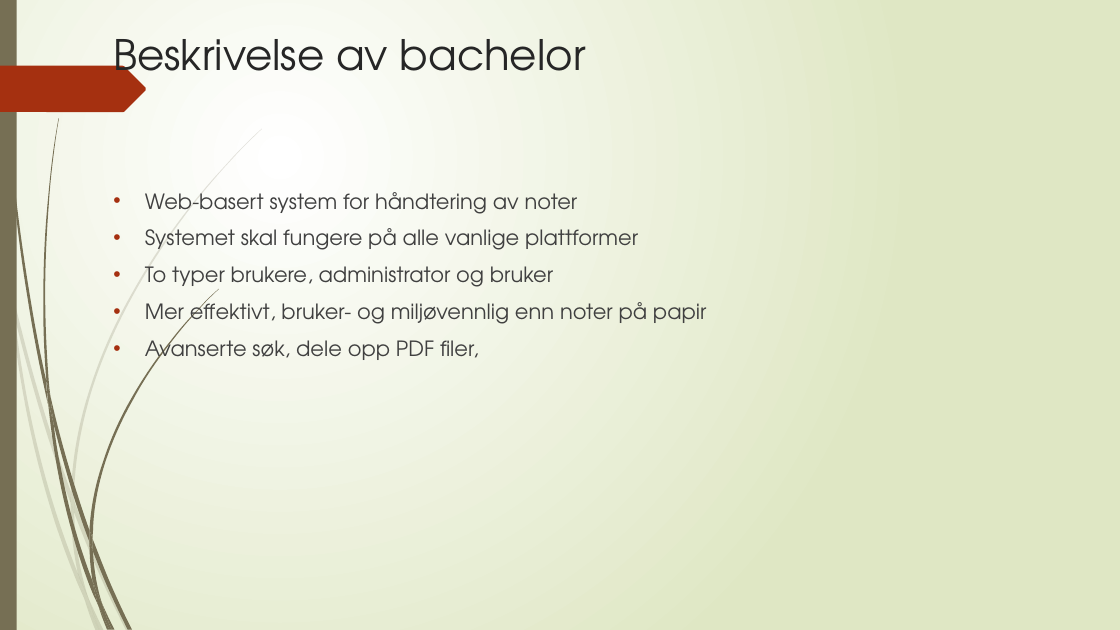
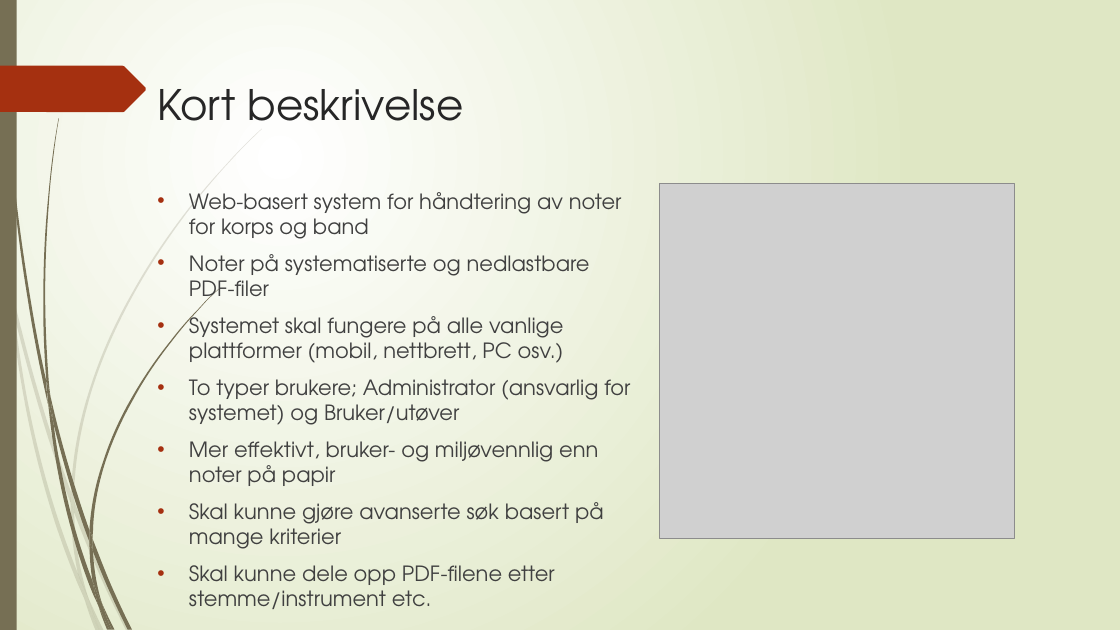
Before and after one commit to sjoholt/Bachelorprosjekt, a slide deck: slide 2 of Presentasjon av bachelorprosjekt/Presentasjon av Bacheloroppgave.pptx. Drawn at 1120x630 pixels with LibreOffice and Linux fonts; fonts in the diff are those of the drawing; grey boxes stand for pictures. Boxes give left, top, right and bottom in pixels: in the first picture for what was removed or moved away, otherwise in the second. Text is boxed around its words. In the diff, an @@ line names an element or a change of style, - is before the commit and + after.

```diff
--- a/Presentasjon av bachelorprosjekt/Presentasjon av Bacheloroppgave.pptx
+++ b/Presentasjon av bachelorprosjekt/Presentasjon av Bacheloroppgave.pptx
@@ title at [157, 89, 464, 121]: text changed @@
-Beskrivelse av bachelor
+Kort beskrivelse
@@ text "Web-basert system for håndtering av ...": place and size @@
-text "Web-basert system for håndtering av ..." at [145, 192, 706, 366]
+text "Web-basert system for håndtering av ..." at [189, 192, 630, 609]
@@ text at [189, 192, 630, 425]: text changed @@
-• Web-basert system for håndtering av noter
-• Systemet skal fungere på alle vanlige plattformer
-• To typer brukere, administrator og bruker
+• Web-basert system for håndtering av noter for korps og band
+• Noter på systematiserte og nedlastbare PDF-filer
+• Systemet skal fungere på alle vanlige plattformer (mobil, nettbrett, PC osv.)
+• To typer brukere; Administrator (ansvarlig for systemet) og Bruker/utøver
@@ picture added at [660, 184, 1015, 539] @@
@@ text at [189, 502, 604, 609]: text changed @@
-• Avanserte søk, dele opp PDF filer,
+• Skal kunne gjøre avanserte søk basert på mange kriterier
+• Skal kunne dele opp PDF-filene etter stemme/instrument etc.
```
Also in this commit, not shown: 2 other slides changed, 2 other files.
